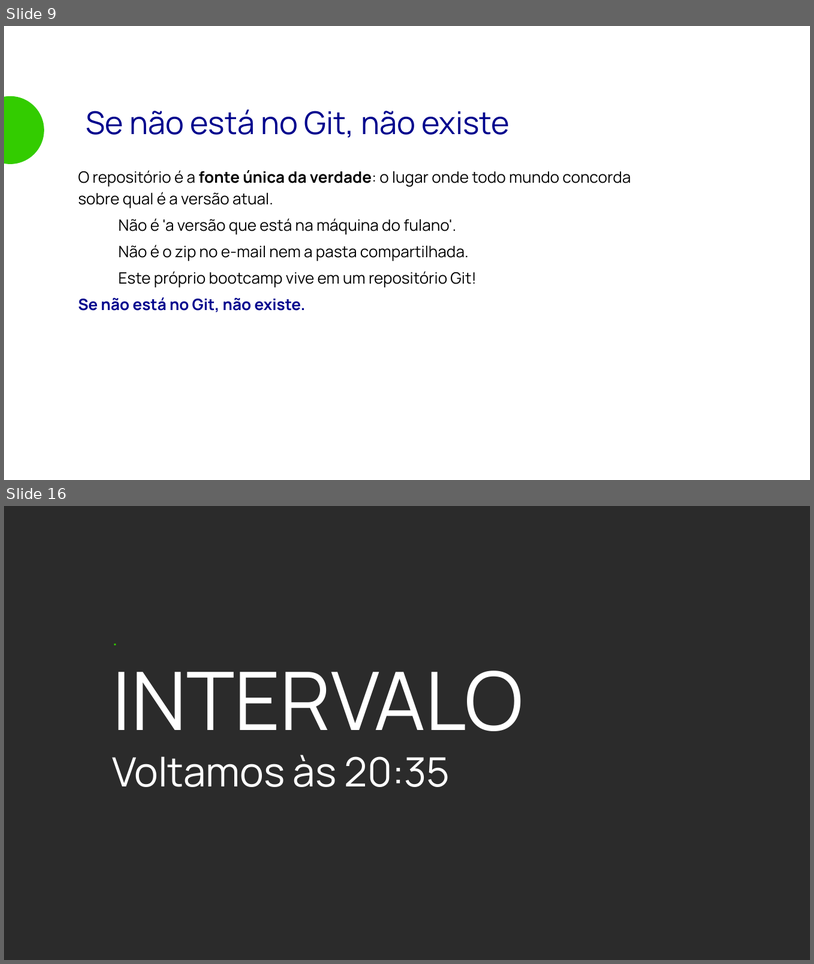
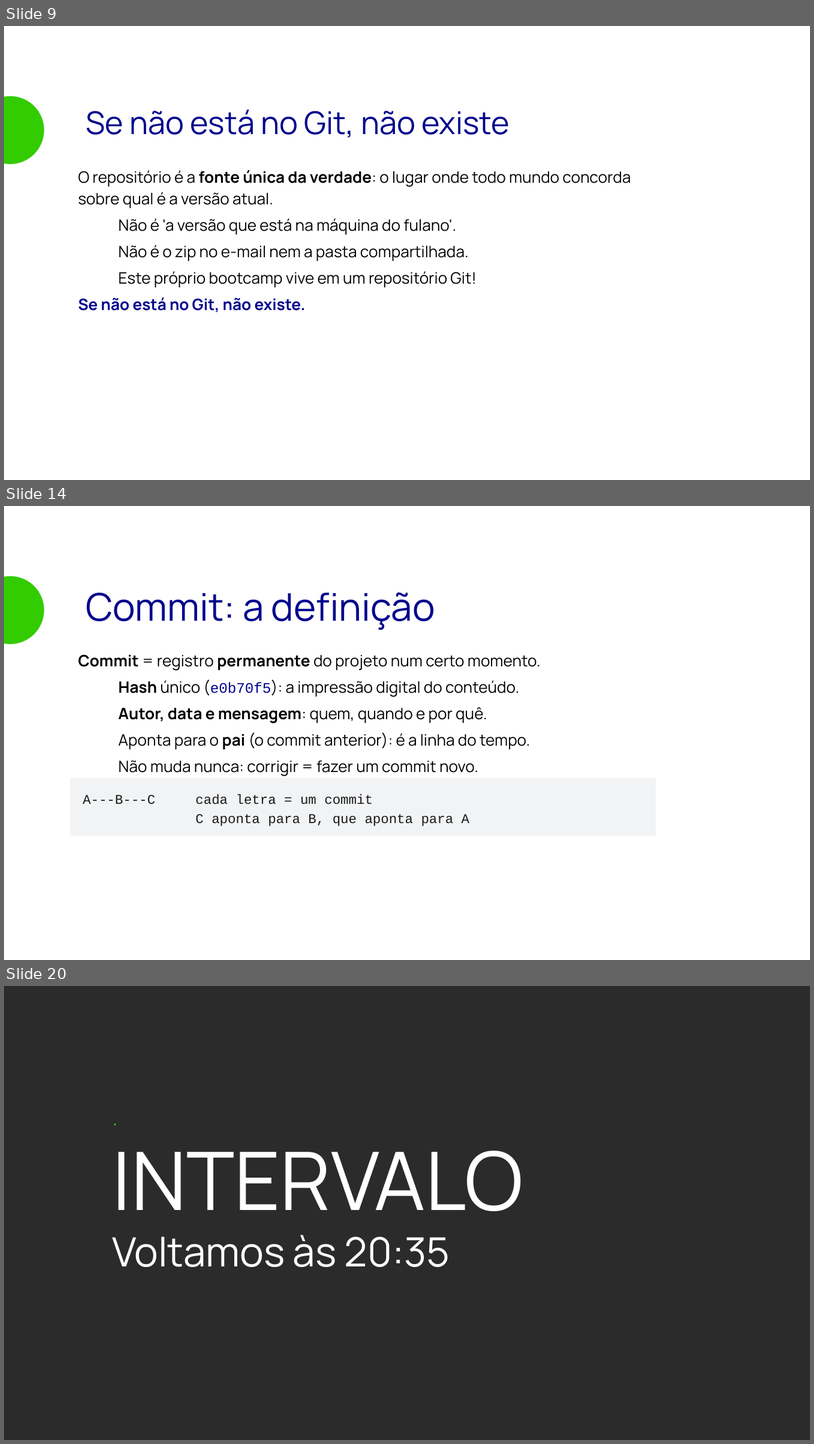
Before and after one commit to matera-vrn/bootcamp-devops-2026, a slide deck: aulas/aula-06-git/slides/aula-06.odp. Shown one above the other, each under a label of ours: slides 9 and 16 before the commit, slides 9, 14 and 20 after it; the slides between them are not shown. The pictures are 814x964 and 814x1444 pixels, drawn with LibreOffice and Linux fonts; fonts in the diff are those of the drawing; background and template pictures are left out; a plain dark background stands for a picture behind light text. Boxes give left, top, right and bottom in pixels: in the first picture for what was removed or moved away, otherwise in the second. Text is boxed around its words. In the diff, an @@ line names an element or a change of style, - is before the commit and + after.

```diff
--- a/aulas/aula-06-git/slides/aula-06.odp
+++ b/aulas/aula-06-git/slides/aula-06.odp
@@ slide 14 added at [4, 506, 810, 960], background picture (left out) @@
@@ ellipse added at [4, 576, 44, 644], fill #33CC00 @@
@@ text added at [86, 592, 435, 630], 34 pt, text #00048D @@
+Commit: a definição
@@ text added at [78, 654, 541, 776], 14 pt, text #000000 @@
+Commit = registro permanente do projeto num certo momento.
+● Hash único (e0b70f5): a impressão digital do conteúdo.
+● Autor, data e mensagem: quem, quando e por quê.
+● Aponta para o pai (o commit anterior): é a linha do tempo.
+● Não muda nunca: corrigir = fazer um commit novo.
@@ rectangle added at [70, 778, 656, 836], fill #F1F3F4, 12 pt, text #1A1A1A @@
+A---B---C cada letra = um commit
+C aponta para B, que aponta para A
@@ what was slide 16 is now slide 20 @@
```
Also in this commit, not shown: 24 slides changed, 4 other slides added, 6 other files.
